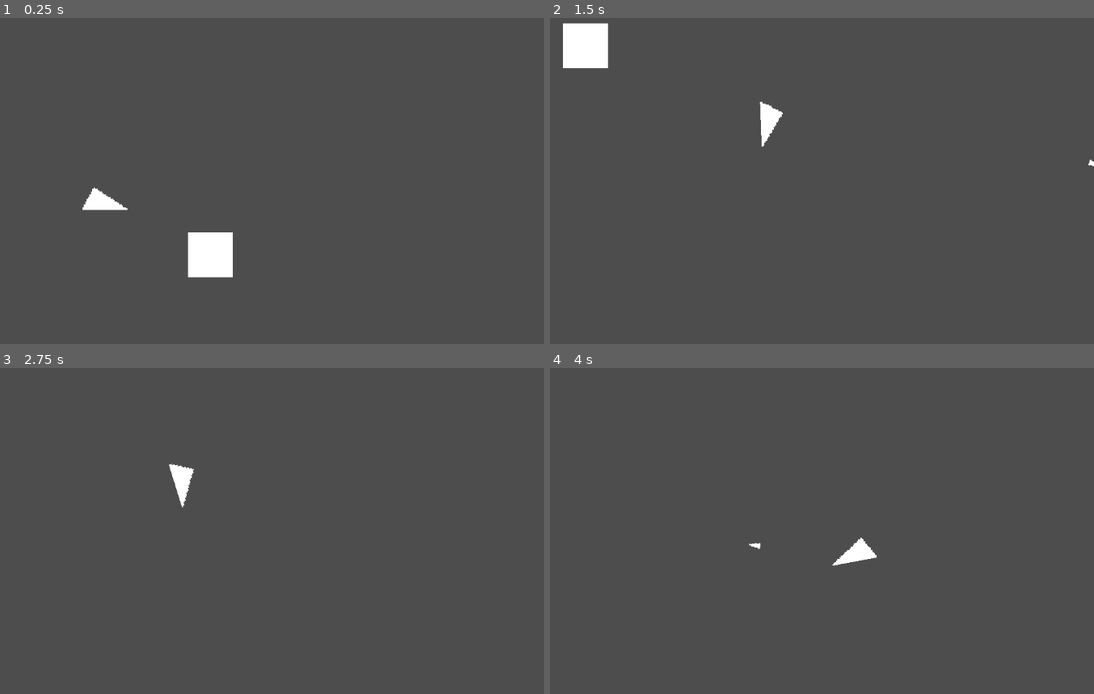
Above: before the commit, frames 1-4 (two rows, left to right).
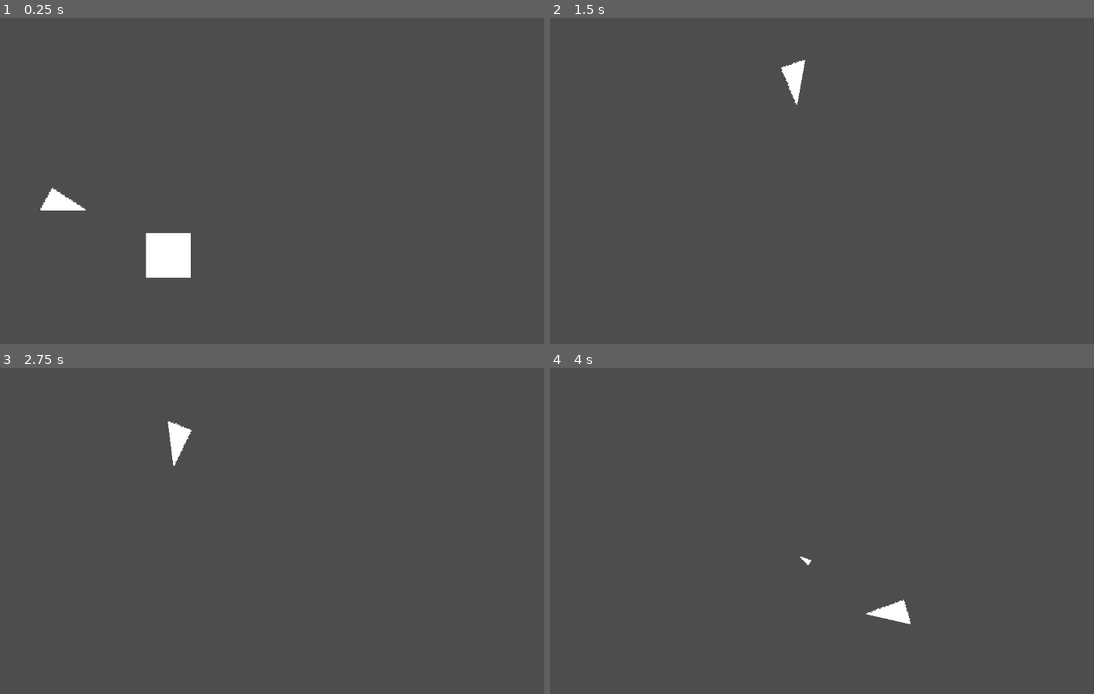
Above: after the commit, the same moments.

Repository: sirius-leaf/Jet-2D
Game: Godot game, scene res://Scenes/Main Scene/level.tscn
The game is run twice, just before and just after one commit, with the same random seed, the same clock (stepped at 60 frames per second) and the same inputs.
Inputs:
- Up to frame 1 (0.25 s): no input
- Up to frame 2 (1.5 s): tap Enter (ui_accept) at 0.5, 0.77 s; hold Right (ui_right) 0.53-1.28 s; hold Z 0.53-1.28 s; hold Left (ui_left) from 1.28 s (still down); tap Z at 1.35 s
- Up to frame 3 (2.75 s): tap Enter (ui_accept) at 1.52 s; release Left (ui_left) at 2.03 s; hold Right (ui_right) from 2.03 s (still down); hold Z from 2.03 s (still down)
- Up to frame 4 (4 s): release Z at 2.78 s; tap Z at 2.85 s; tap Enter (ui_accept) at 3.02, 3.77 s; release Right (ui_right) at 3.53 s; hold Left (ui_left) from 3.53 s (still down); hold Z from 3.53 s (still down)

The runs differ from the first frame. In frame 1, 2.8% of the frame differs, in the area x 7-43%, y 51-80%; in frame 2, 1.8%; in frame 3, 0.6%; in frame 4, 0.7%.

Commit message:
camera shake
based on player speed

Diff:
--- /dev/null
+++ b/Scenes/Main Scene/Camera.gd
@@ -0,0 +1,18 @@
+extends Camera2D
+
+const shakeValue: float = 24.0
+
+@onready var player = $".."
+
+var rng = RandomNumberGenerator.new()
+var shake: Vector2
+var startPos: Vector2
+
+func _ready():
+	startPos = position
+	rng.randomize()
+
+func _physics_process(delta):
+	shake = lerp(shake, Vector2(rng.randf_range(-shakeValue, shakeValue), rng.randf_range(-shakeValue, shakeValue)), 0.05 - (1.0 - player.currentMoveSpeed / 1000.0) * 0.15)
+
+	position = startPos + shake
--- a/Scenes/Main Scene/level.tscn
+++ b/Scenes/Main Scene/level.tscn
@@ -1,16 +1,18 @@
-[gd_scene load_steps=3 format=3 uid="uid://cn4rykqfd6bcr"]
+[gd_scene load_steps=4 format=3 uid="uid://cn4rykqfd6bcr"]
 
 [ext_resource type="PackedScene" uid="uid://vohn50v2amyi" path="res://Scenes/Object Scene/player.tscn" id="1_jjp03"]
 [ext_resource type="PackedScene" uid="uid://b28gqi8tvpxmt" path="res://Scenes/Object Scene/box.tscn" id="2_ijaif"]
+[ext_resource type="Script" path="res://Scenes/Main Scene/Camera.gd" id="2_jegim"]
 
 [node name="Level" type="Node2D"]
 
 [node name="Player" parent="." instance=ExtResource("1_jjp03")]
 
 [node name="Camera2D" type="Camera2D" parent="Player"]
-position = Vector2(96, 0)
+position = Vector2(128, 0)
 zoom = Vector2(2.5, 2.5)
 position_smoothing_enabled = true
+script = ExtResource("2_jegim")
 
 [node name="Box" parent="." instance=ExtResource("2_ijaif")]
 position = Vector2(96, 40)
--- a/Scenes/Object Scene/player.tscn
+++ b/Scenes/Object Scene/player.tscn
@@ -4,8 +4,8 @@
 [ext_resource type="Script" path="res://Script/player.gd" id="1_xlggh"]
 [ext_resource type="PackedScene" uid="uid://cv630pxyrwwdb" path="res://Scenes/Object Scene/bullet.tscn" id="2_7knr0"]
 
-[sub_resource type="RectangleShape2D" id="RectangleShape2D_axwtd"]
-size = Vector2(26, 12)
+[sub_resource type="RectangleShape2D" id="RectangleShape2D_u6l00"]
+size = Vector2(24, 12)
 
 [node name="Player" type="RigidBody2D"]
 gravity_scale = 0.0
@@ -18,7 +18,7 @@
 texture = ExtResource("1_ert1w")
 
 [node name="CollisionShape2D" type="CollisionShape2D" parent="."]
-shape = SubResource("RectangleShape2D_axwtd")
+shape = SubResource("RectangleShape2D_u6l00")
 
 [node name="Timer" type="Timer" parent="."]
 wait_time = 0.1
